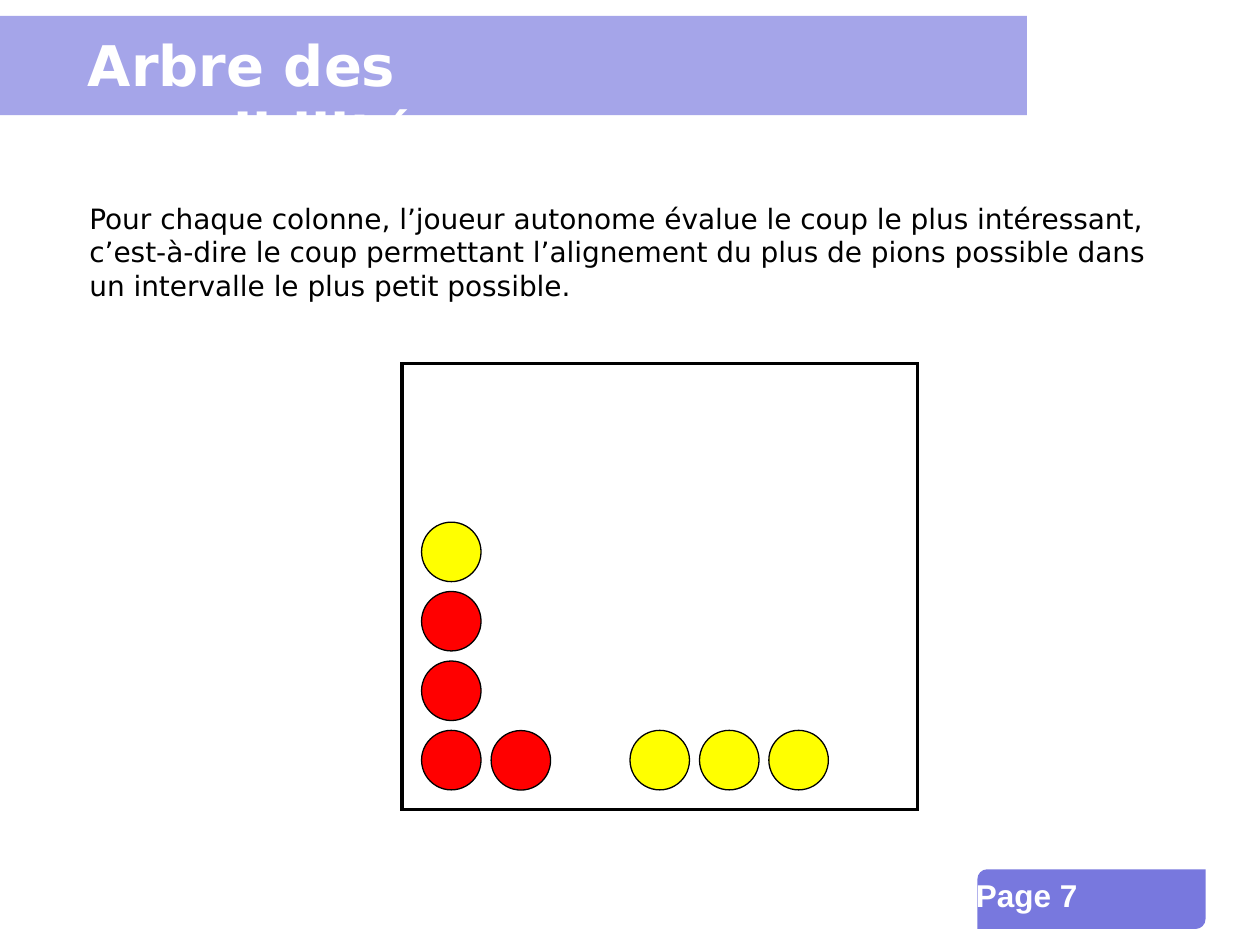
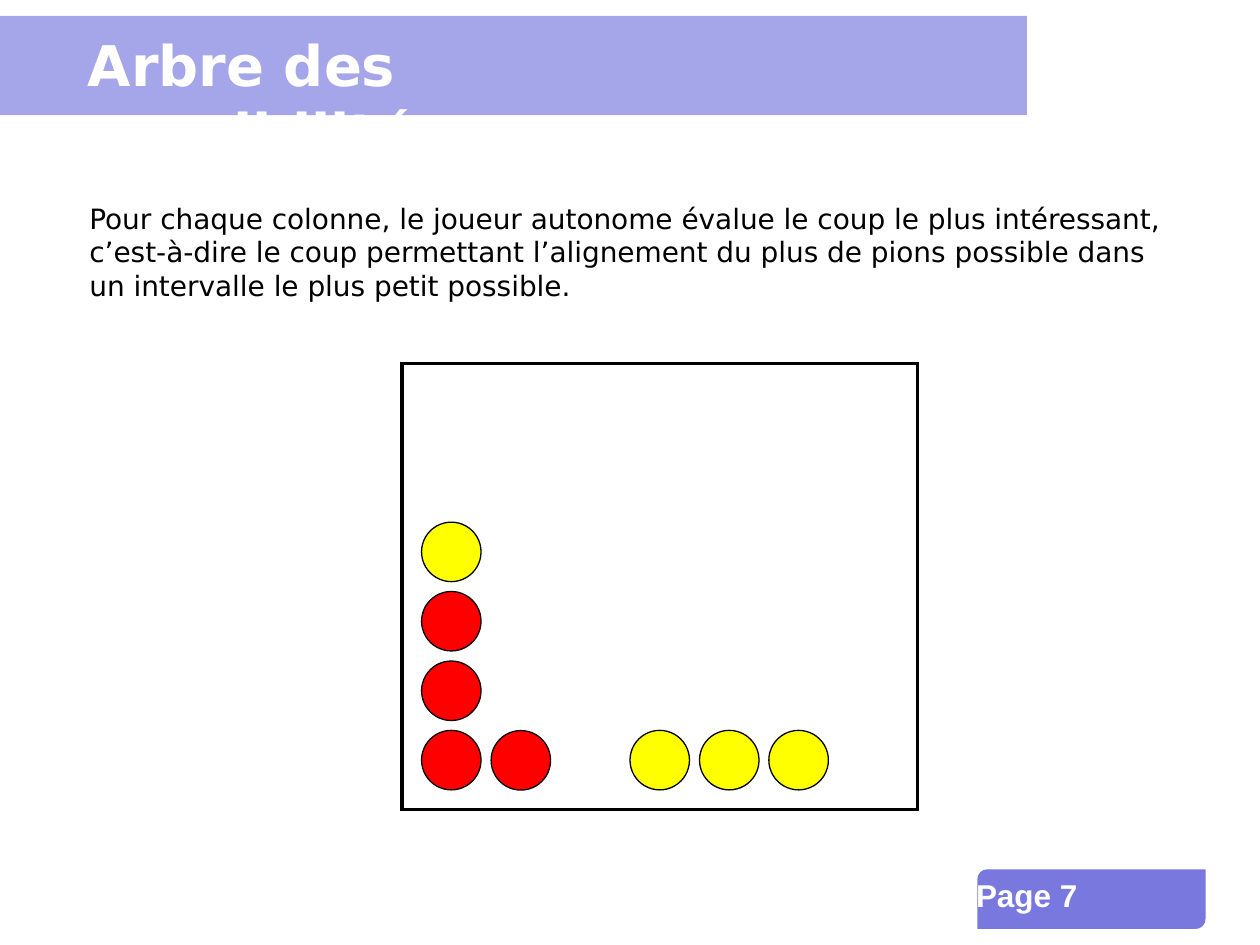
Before and after one commit to INSA-4IF-H4404-2013-2014/Connect-Four, a slide deck: slide 7 of presentation.ppt. Drawn at 1260x945 pixels with LibreOffice and Linux fonts; fonts in the diff are those of the drawing; background and template pictures are left out. Boxes give left, top, right and bottom in pixels: in the first picture for what was removed or moved away, otherwise in the second. Text is boxed around its words. In the diff, an @@ line names an element or a change of style, - is before the commit and + after.

```diff
--- a/presentation.ppt
+++ b/presentation.ppt
@@ text at box(89, 206, 1159, 302): text changed @@
-Pour chaque colonne, l’joueur autonome évalue le coup le plus intéressant, c’est-à-dire le coup permettant l’alignement du plus de pions possible dans un intervalle le plus petit possible.
+Pour chaque colonne, le joueur autonome évalue le coup le plus intéressant, c’est-à-dire le coup permettant l’alignement du plus de pions possible dans un intervalle le plus petit possible.
```
Also in this commit, not shown: 10 other slides changed, 1 other file.
